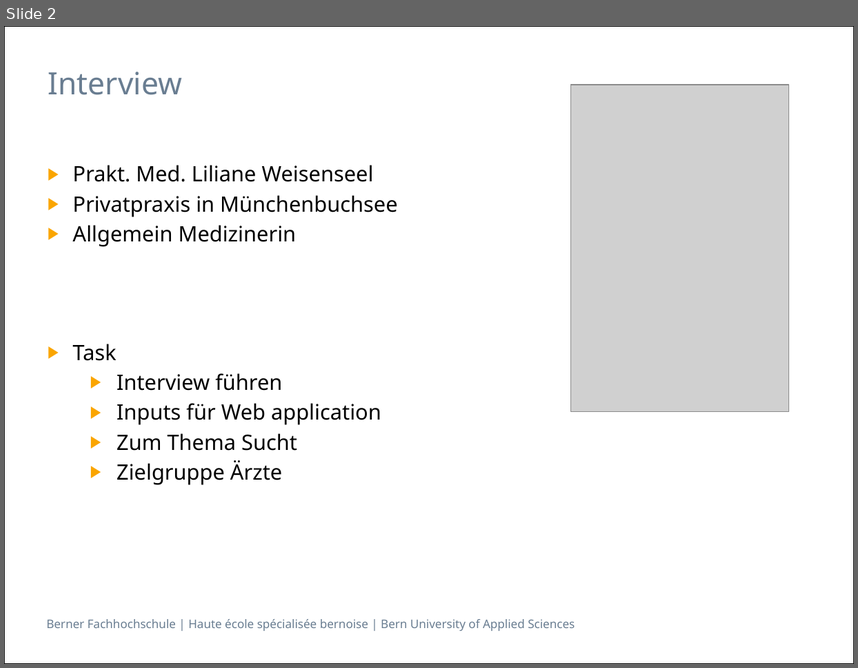
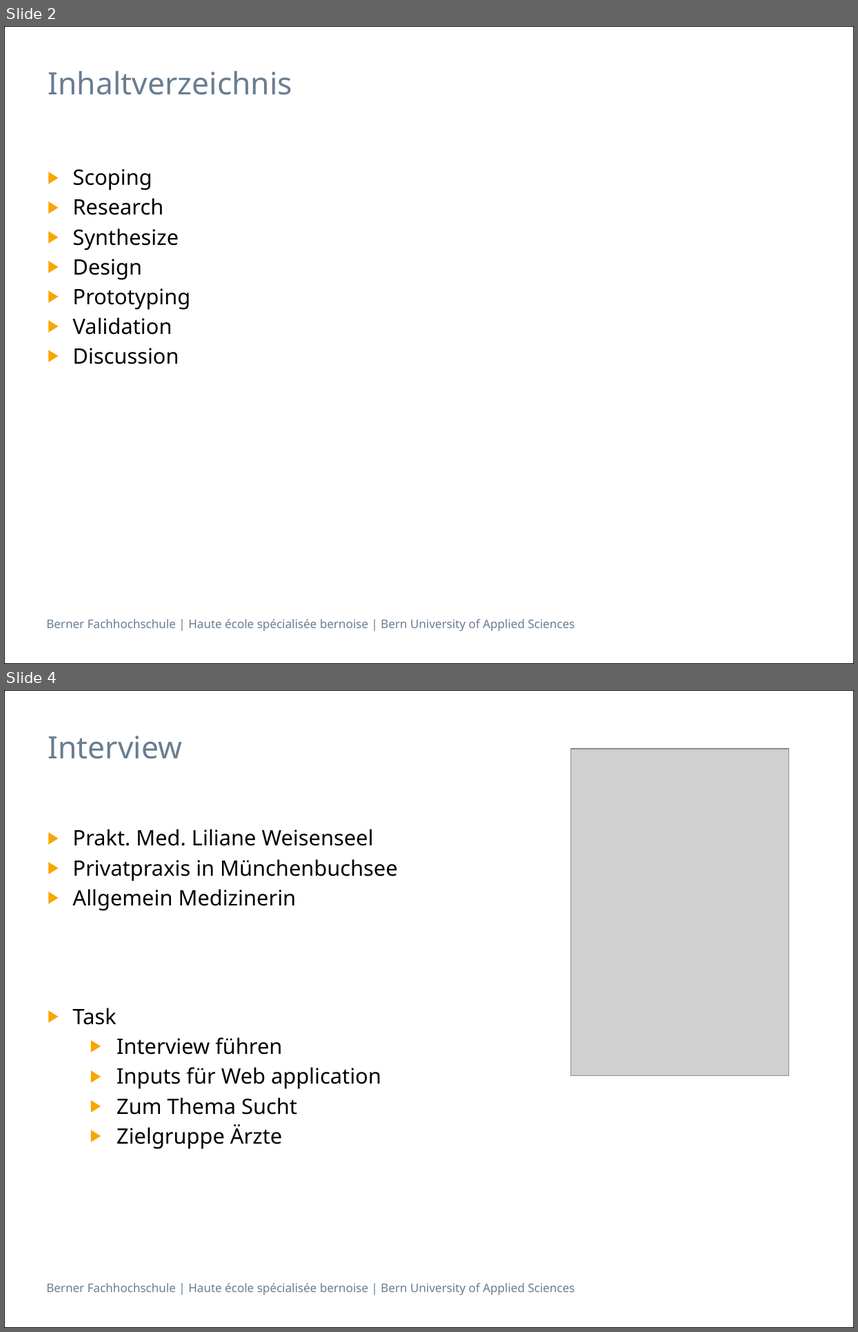
Before and after one commit to sevib1/ch.bfh.btx8081.w2016.blue, a slide deck: doc/CS1/Präsentation_CS1_Task_3_Blau.pptx. Shown one above the other, each under a label of ours: slide 2 before the commit, slides 2 and 4 after it; the slides between them are not shown. The pictures are 858x668 and 858x1332 pixels, drawn with LibreOffice and Linux fonts; fonts in the diff are those of the drawing; grey boxes stand for pictures. Boxes give left, top, right and bottom in pixels: in the first picture for what was removed or moved away, otherwise in the second. Text is boxed around its words. In the diff, an @@ line names an element or a change of style, - is before the commit and + after.

```diff
--- a/doc/CS1/Präsentation_CS1_Task_3_Blau.pptx
+++ b/doc/CS1/Präsentation_CS1_Task_3_Blau.pptx
@@ slide 2 added at box(4, 26, 854, 664), background #FFFFFF; not listed: 2 template elements that a slide beside it also shows @@
@@ title added at box(47, 71, 292, 95), 26 pt, text #697D91 @@
+Inhaltverzeichnis
@@ text added at box(73, 169, 191, 364), 18 pt, text #000000 @@
+▶ Scoping
+▶ Research
+▶ Synthesize
+▶ Design
+▶ Prototyping
+▶ Validation
+▶ Discussion
@@ what was slide 2 is now slide 4 @@
```
Also in this commit, not shown: 1 slide changed, 4 other slides added, 22 slides removed.
